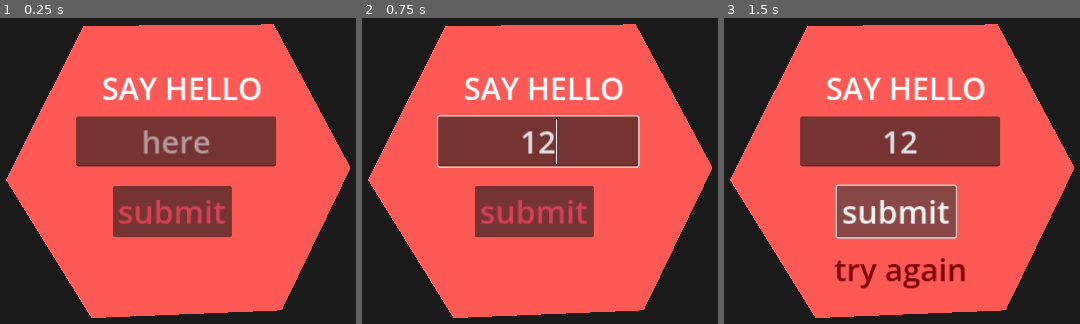
Above: before the commit, frames 1-3 (left to right).
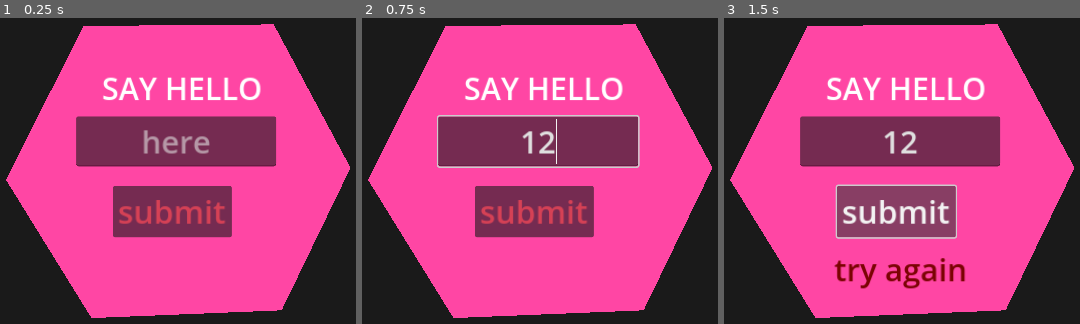
Above: after the commit, the same moments.

Repository: cristiehenry/godot-rnd
Game: Godot game, scene res://scenes/main.tscn
The game is run twice, just before and just after one commit, with the same random seed, the same clock (stepped at 60 frames per second) and the same inputs.
Inputs (mouse positions are in pixels of both pictures, inside the frame that each line leads up to):
- Up to frame 1 (0.25 s): no input
- Up to frame 2 (0.75 s): click (540, 140) at 0.52 s; type "12" at 0.6 s
- Up to frame 3 (1.5 s): click "submit" at 1.25 s

The runs differ from the first frame. In frame 1, 68% of the frame differs, in the area x 1-99%, y 1-99%; in frame 2, 68%; in frame 3, 68%.

Commit message:
color change test

Diff:
--- a/scenes/main.tscn
+++ b/scenes/main.tscn
@@ -33,7 +33,7 @@
 show_behind_parent = true
 position = Vector2(-344, 290)
 scale = Vector2(4.56316, 4.47535)
-color = Color(1, 0.352941, 0.337255, 1)
+color = Color(1, 0.274818, 0.645482, 1)
 polygon = PackedVector2Array(231.5, -37, 171.5, -36.5, 147, 13, 174, 57.5, 234, 55, 255.744, 9.16129)
 uv = PackedVector2Array(231.5, -37, 171.5, -36.5, 147, 13, 174, 57.5, 234, 55, 262.5, 8.5)
 
@@ -60,8 +60,6 @@
 autowrap_mode = 3
 uppercase = true
 max_lines_visible = 2
-visible_characters = 12
-visible_ratio = 1.33333
 text_direction = 1
 
 [node name="EnterHere" type="LineEdit" parent="Control/Panel"]
